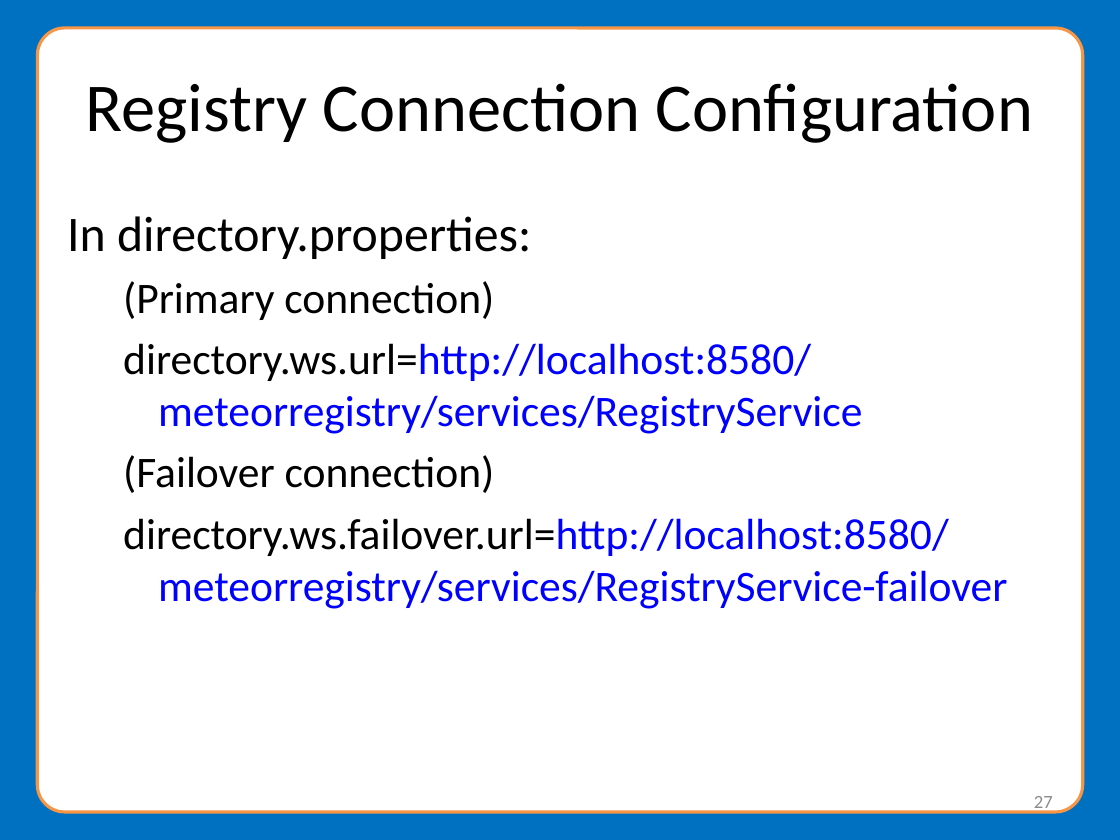
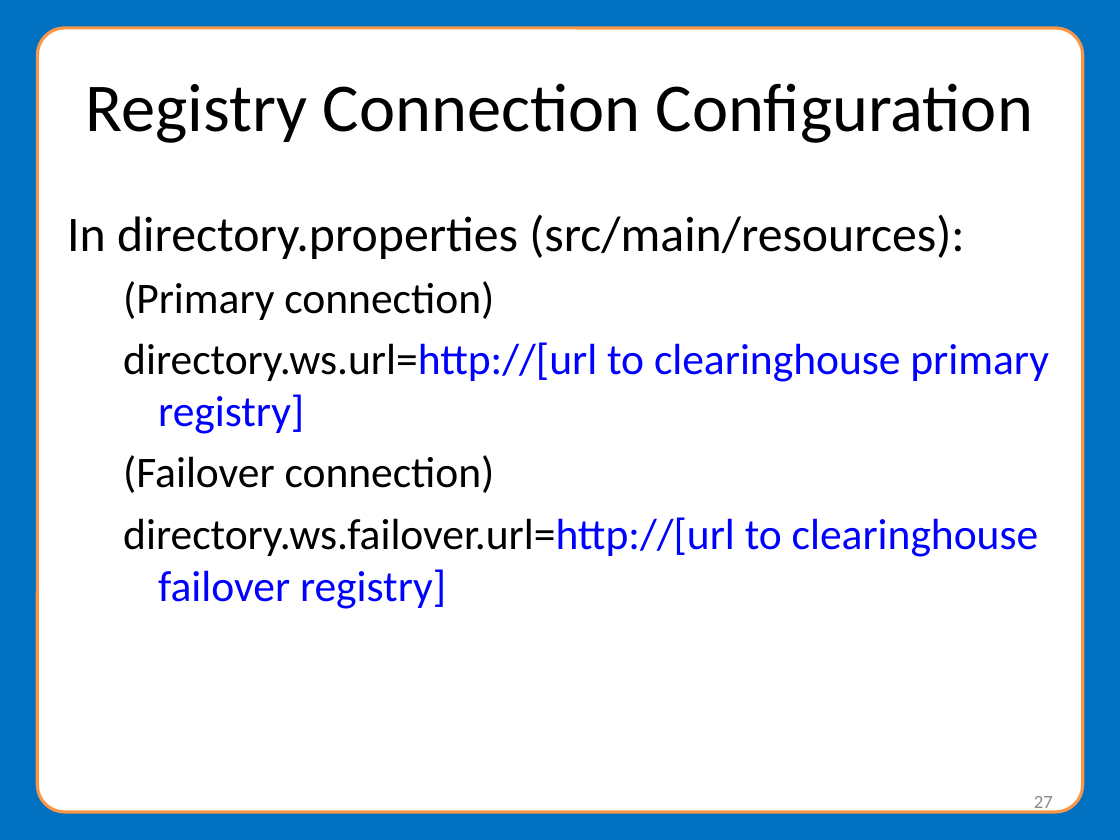
Before and after one commit to NationalStudentClearinghouse/Meteor4, a slide deck: slide 27 of docs/webinar/MeteorWebinarPresentation.pptx. Drawn at 1120x840 pixels with LibreOffice and Linux fonts; fonts in the diff are those of the drawing; background and template pictures are left out. Boxes give left, top, right and bottom in pixels: in the first picture for what was removed or moved away, otherwise in the second. Text is boxed around its words. In the diff, an @@ line names an element or a change of style, - is before the commit and + after.

```diff
--- a/docs/webinar/MeteorWebinarPresentation.pptx
+++ b/docs/webinar/MeteorWebinarPresentation.pptx
@@ text at (67, 214, 964, 259): text changed @@
-In directory.properties:
+In directory.properties (src/main/resources):
@@ text at (123, 342, 1049, 434): text changed @@
-  directory.ws.url=http://localhost:8580/meteorregistry/services/RegistryService
+  directory.ws.url=http://[url to clearinghouse primary registry]
@@ text at (123, 517, 1039, 609): text changed @@
-  directory.ws.failover.url=http://localhost:8580/meteorregistry/services/RegistryService-failover
+  directory.ws.failover.url=http://[url to clearinghouse failover registry]
```
Also in this commit, not shown: 7 other slides changed, 17 slides added.
